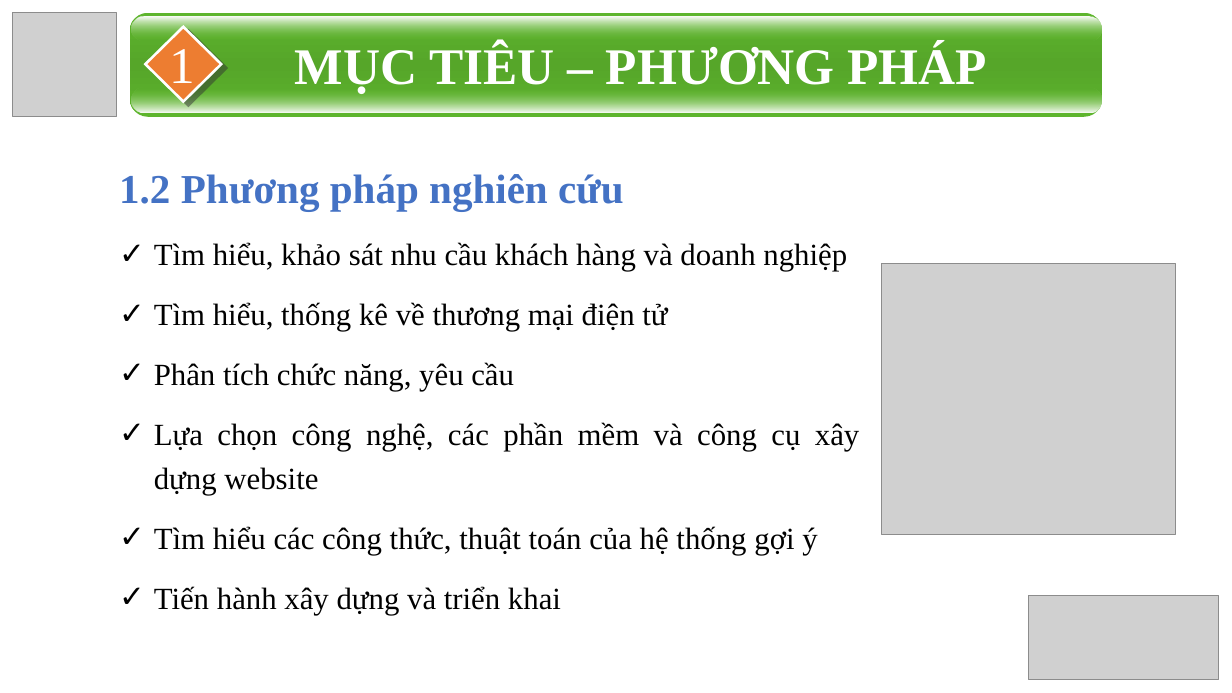
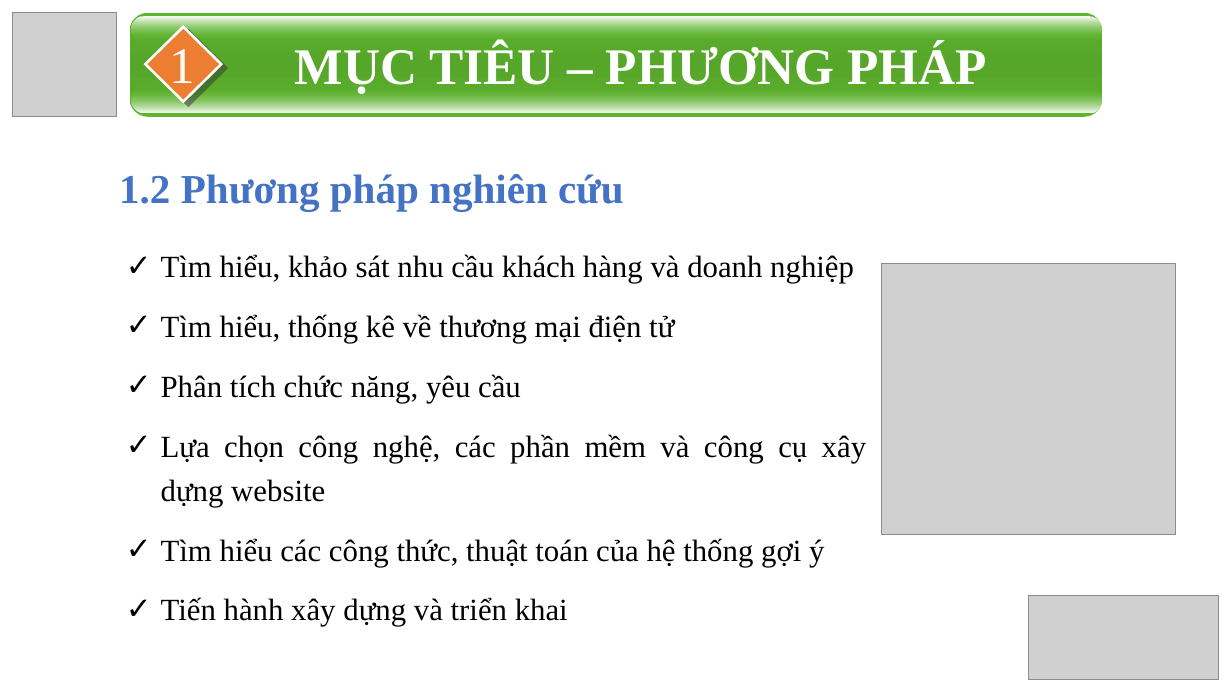
Before and after one commit to 2iamhuyvu/DATN, a slide deck: slide 4 of DATN.pptx. Drawn at 1232x693 pixels with LibreOffice and Linux fonts; fonts in the diff are those of the drawing; grey boxes stand for pictures. Boxes give left, top, right and bottom in pixels: in the first picture for what was removed or moved away, otherwise in the second. Text is boxed around its words. In the diff, an @@ line names an element or a change of style, - is before the commit and + after.

```diff
--- a/DATN.pptx
+++ b/DATN.pptx
@@ text "Tìm hiểu, khảo sát nhu ...": place and size @@
-text "Tìm hiểu, khảo sát nhu ..." at [119,174,859,615]
+text "Tìm hiểu, khảo sát nhu ..." at [161,254,866,626]
```
Also in this commit, not shown: 8 other slides changed, 1 slide removed.
